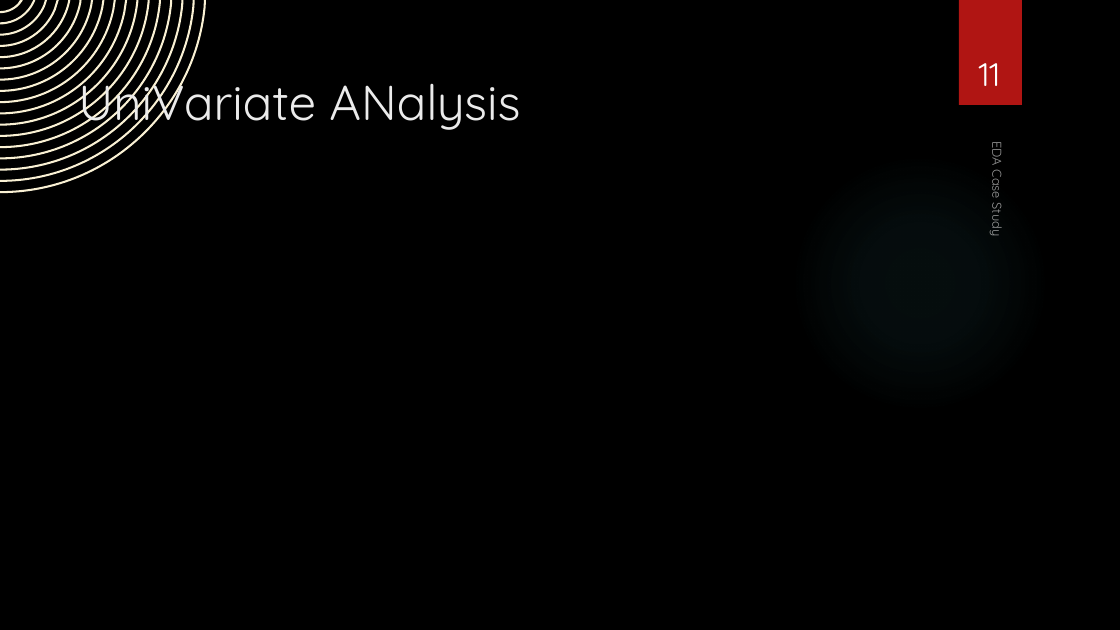
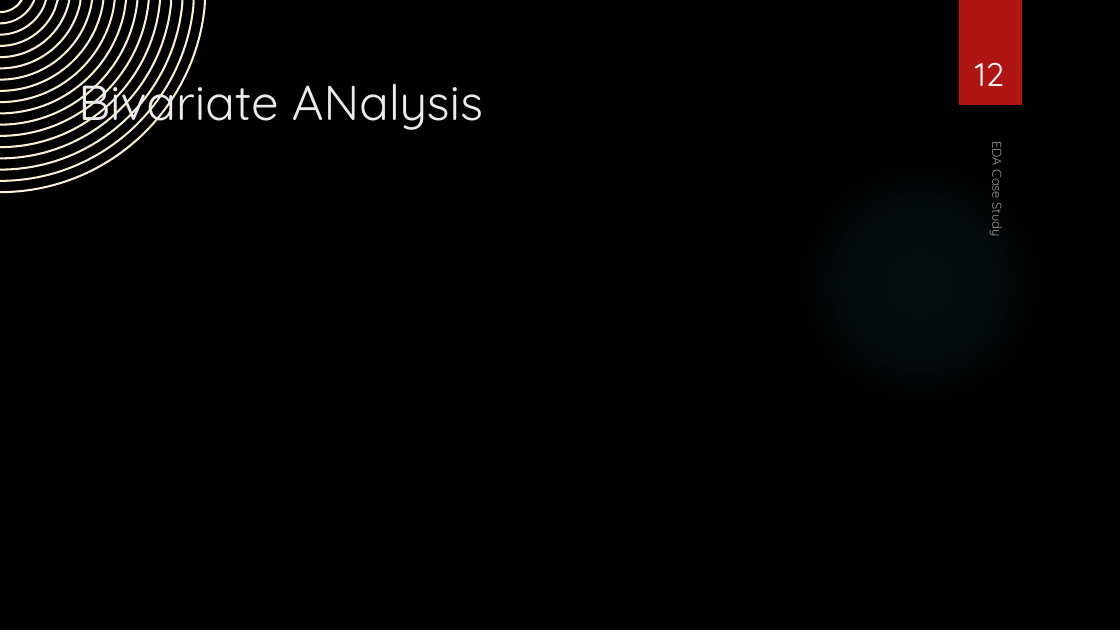
Before and after one commit to asthaa29/lendingcasestudy, a slide deck: slide 12 of EDA Case Study.pptx (slide 11 before the commit). Drawn at 1120x630 pixels with LibreOffice and Linux fonts; fonts in the diff are those of the drawing; background and template pictures are left out. Boxes give left, top, right and bottom in pixels: in the first picture for what was removed or moved away, otherwise in the second. Text is boxed around its words. In the diff, an @@ line names an element or a change of style, - is before the commit and + after.

```diff
--- a/EDA Case Study.pptx
+++ b/EDA Case Study.pptx
@@ title at bbox=[78, 69, 483, 133]: text changed @@
-UniVariate ANalysis
+Bivariate ANalysis
@@ page number at bbox=[975, 63, 1004, 86]: text changed @@
-11
+12
```
Also in this commit, not shown: 4 other slides changed, 2 slides added.
